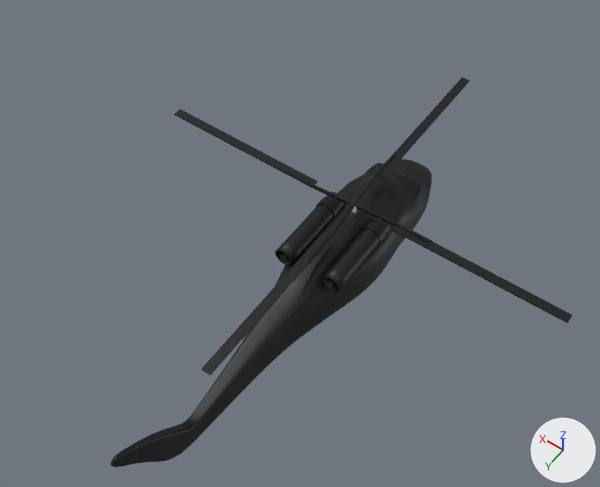
Two versions of the Blender file Assets/Asset Testing/Nubby/Blender/choppa.blend, one commit apart.
One viewpoint serves both versions: a camera (50 mm lens) standing at (-10.7, 18.4, 26.6) and looking at (0.6, 2.7, 2.0). Lighting does not change. The marker at lower right points along +X, +Y and +Z.
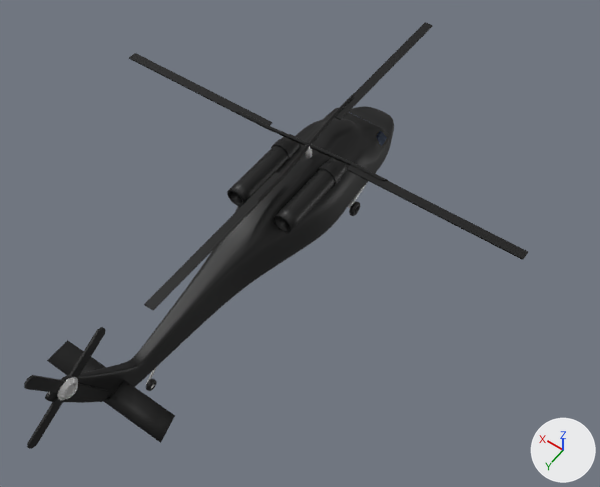
Boxes (x1, y1, x2, y2) around the edits, measured in the pictures (600 x 487 px; the box of a moved part takes in the faces that stretch with it):
'Cube', reshaped, moved (8% wider): before (110, 159, 432, 467); after (45, 106, 394, 403)
'TurbineBool', moved: before (275, 192, 390, 292); after (227, 134, 346, 233)
'Plane.002', moved: before (201, 204, 355, 375); after (144, 144, 309, 311)
'Plane.003', moved: before (354, 203, 572, 323); after (309, 144, 528, 260)
'Plane.004', moved: before (174, 109, 354, 206); after (129, 53, 309, 146)
'Plane.005', added (black): after (47, 340, 175, 443)
'Plane.001', moved: before (354, 77, 470, 204); after (308, 22, 433, 144)
'Circle.002', added (black): after (24, 327, 108, 449)
'Circle.003', added: after (57, 377, 78, 400)
'Circle.005', added: after (348, 183, 367, 216)
'Cylinder.001', moved: before (350, 206, 357, 217); after (305, 146, 312, 158)
'Cylinder.002', added: after (146, 379, 157, 391)
part 1 of me_cube_001, moved or reshaped: before (110, 425, 185, 467); after (45, 364, 126, 403)

What changed in the scene script:
```text
Change me_cube_001:
    used by ob_cube; location = (0.0, 0.0, 0.0); rotation_euler = (0.0, 6.283, 12.57), in degrees (0, 360, 0); scale = (2.0, 2.0, 2.0)
    remove me_cube_001.from_pydata(...)  # 158 vertices, 133 faces; spans x -0.91..0.0, y -2.97..6.72, z -0.81..1.39
    add me_cube_001.from_pydata(...)  # 158 vertices, 133 faces; spans x -0.91..0.0, y -2.97..6.71, z -0.81..1.28
    me_cube_001 part 1: 20 of 158 vertices moved; they spanned x -0.07..0.0, y 5.72..6.72, z 0.47..1.39 and now span x -0.06..0.0, y 6.06..6.71, z 0.72..1.28; mean shift (0.0, 0.06, 0.05); largest move (-0.04, 6.1, 0.47) -> (-0.02, 6.45, 0.77)
Add me_plane_005:
    me_plane_005.from_pydata([(-2.57, 0.66, -0.68), (-2.43, 0.0, 0.0), (2.43, 0.0, 0.0), (2.57, 0.66, -0.68), (0.0, 0.0, 0.0)], [], [(1, 4, 2, 3, 0)])
    me_plane_005.polygons.foreach_set('use_smooth', [True] * 1)
    me_plane_005.materials.append(mat_material_001)  # black #000000
Change ob_cube:
    ob_cube.location: (0.0, 0.0, 0.0) -> (2.19, 0.0, 2.01)
Add ob_cylinder_002:
    ob_cylinder_002 = bpy.data.objects.new('Cylinder.002', me_cylinder_002)  # 512 vertices, 482 faces; spans x -0.216..0.252, y -0.24..0.229, z -0.194..0.061; in mat_material_001 (black #000000), mat_material_003 (white #e7e7e7)
    ob_cylinder_002.location = (2.13, 9.76, 0.08)
    ob_cylinder_002.rotation_euler = (0.0613, 1.571, 0.0)  # degrees (3.5, 90, 0)
Add ob_circle_005:
    ob_circle_005 = bpy.data.objects.new('Circle.005', me_circle_007)  # 549 vertices, 576 faces; spans x 1.27..1.69, y -2.63..-1.0, z -2.44..-1.59; in mat_material_003 (white #e7e7e7), mat_material_008 (black #000000), mat_material_007 (white #e7e7e7); modifiers SUBSURF, MIRROR
    ob_circle_005.location = (2.17, 0.0, 2.28)
Add ob_circle_003:
    ob_circle_003 = bpy.data.objects.new('Circle.003', me_circle_005)  # 256 vertices, 290 faces; spans x 1.877..2.042, y 12.253..13.053, z 1.539..2.339; in mat_material_003 (white #e7e7e7)
    ob_circle_003.location = (0.0, 0.0, 2.27)
Add ob_circle_002:
    ob_circle_002 = bpy.data.objects.new('Circle.002', me_circle_004)  # 38 vertices, 24 faces; spans x 1.8..2.1, y 10.78..14.53, z 0.07..3.81; in mat_material_001 (black #000000)
    ob_circle_002.location = (0.0, 0.0, 2.27)
Add ob_plane_005:
    ob_plane_005 = bpy.data.objects.new('Plane.005', me_plane_005)  # modifiers SOLIDIFY
    ob_plane_005.location = (2.19, 10.77, 1.99)
    ob_plane_005.rotation_euler = (0.531, 0.0, 0.0)  # degrees (30, 0, 0)
```
